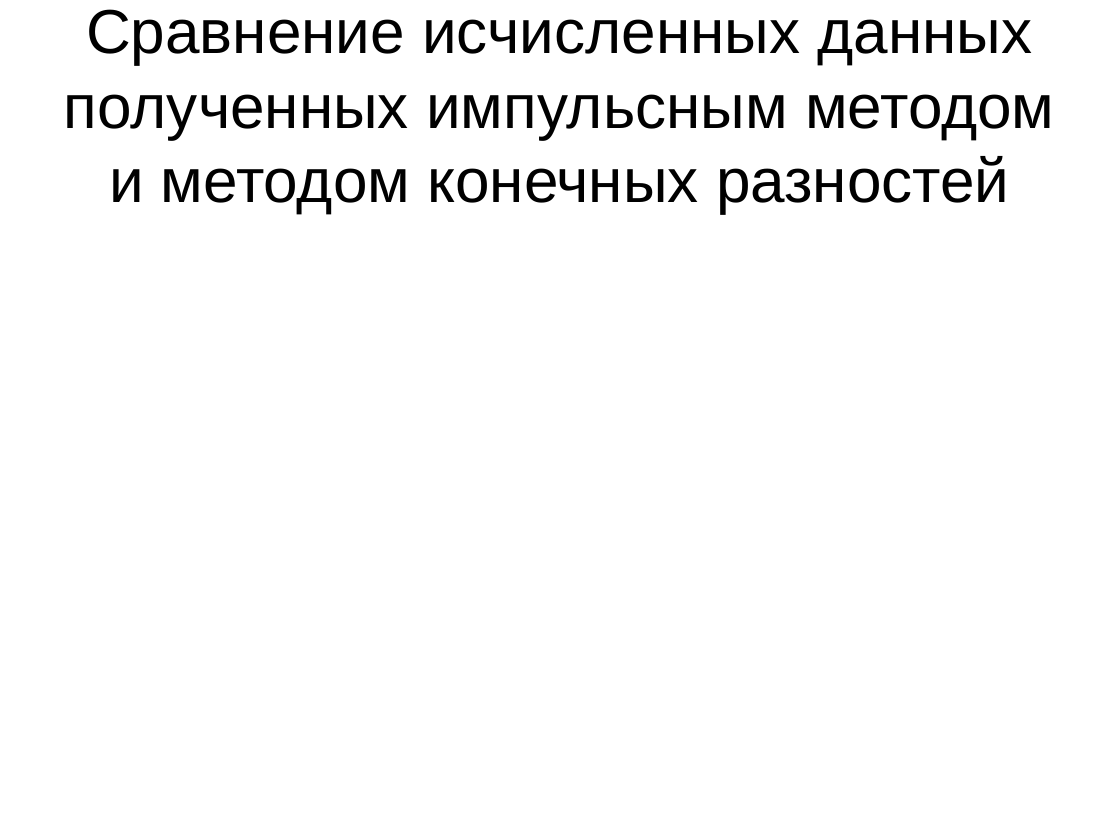
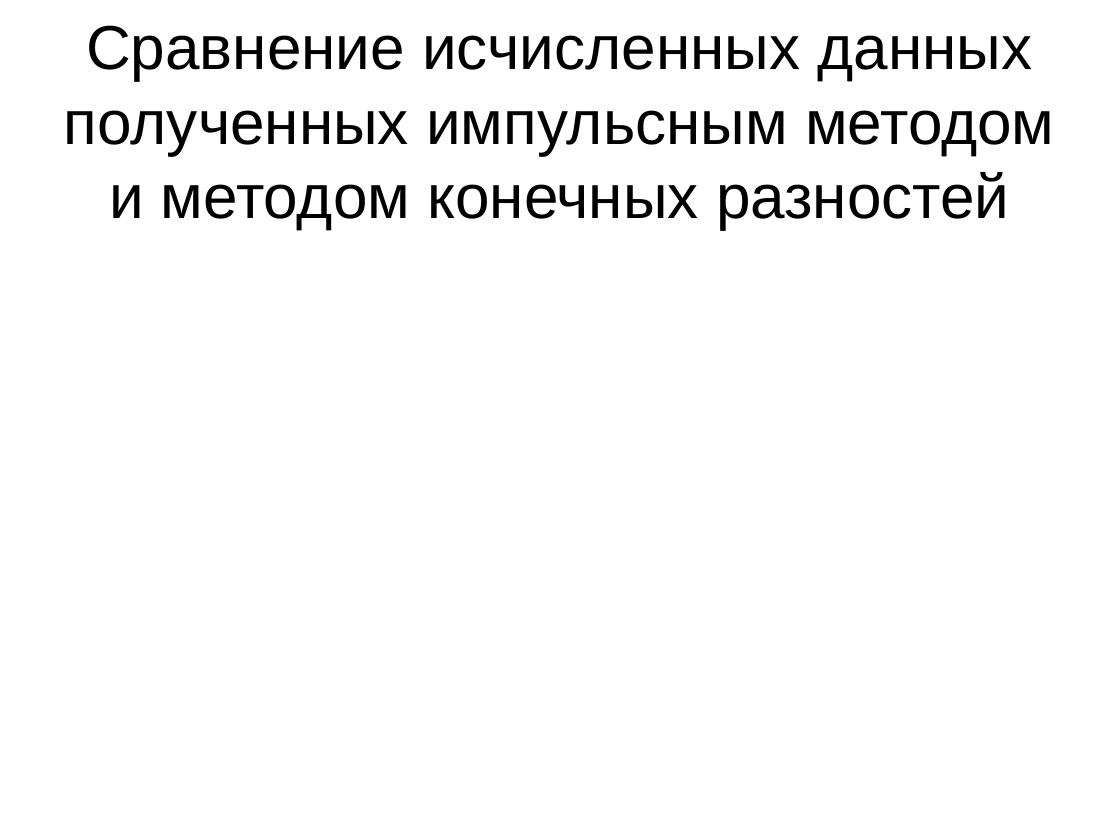
Before and after one commit to demanxd/Disser, a slide deck: slide 11 of Presentaition.odp. Drawn at 1120x840 pixels with LibreOffice and Linux fonts; fonts in the diff are those of the drawing. Boxes give left, top, right and bottom in pixels: in the first picture for what was removed or moved away, otherwise in the second. Text is boxed around its words. In the diff, an @@ line names an element or a change of style, - is before the commit and + after.

```diff
--- a/Presentaition.odp
+++ b/Presentaition.odp
@@ title "Сравнение исчисленных данных полученных импульсным ...": place and size @@
-title "Сравнение исчисленных данных полученных импульсным ..." at [64,9,1054,214]
+title "Сравнение исчисленных данных полученных импульсным ..." at [64,25,1054,229]
```
Also in this commit, not shown: 2 other slides changed, 4 slides added, 4 slides removed, 7 other files.
